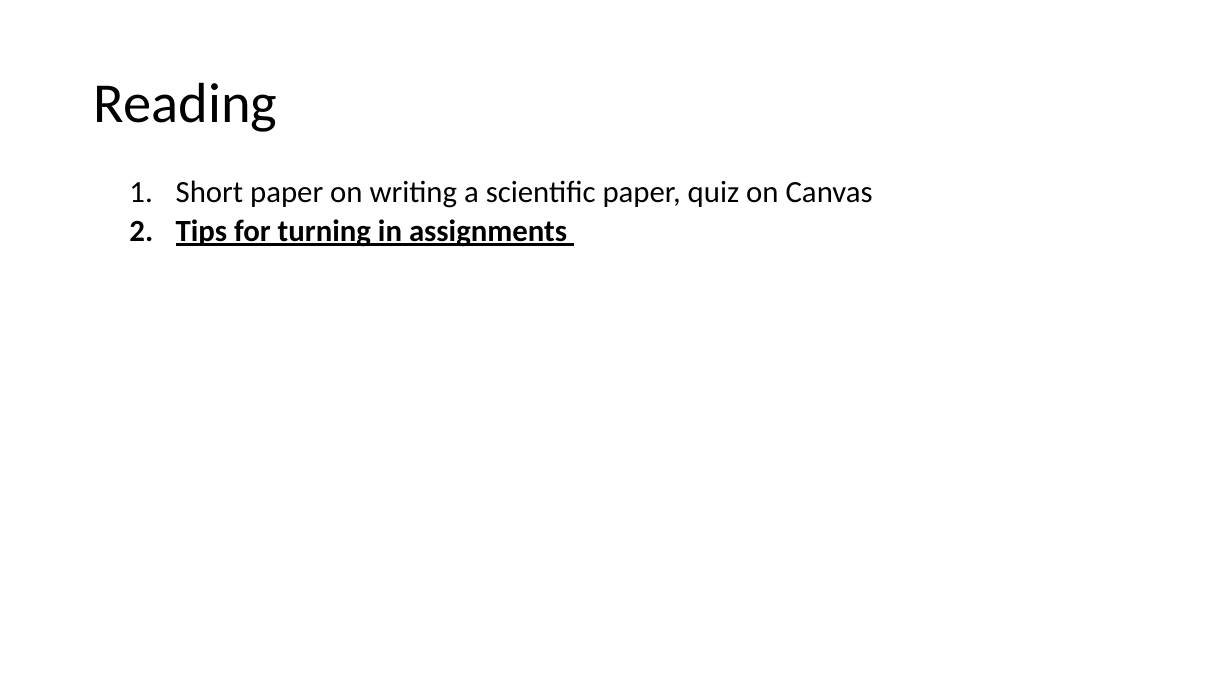
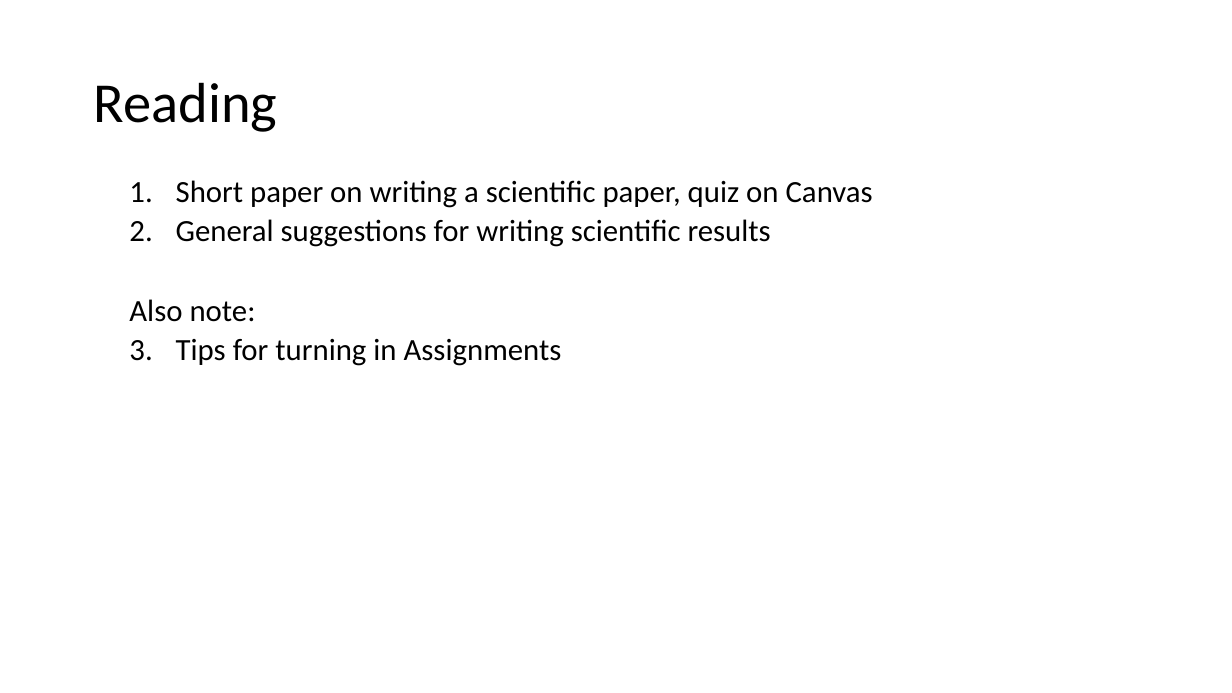
Before and after one commit to DataInvestigations/class_materials, a slide deck: slide 2 of lectures/le10_distributions/le10_distributions.pptx. Drawn at 1232x693 pixels with LibreOffice and Linux fonts; fonts in the diff are those of the drawing. Boxes give left, top, right and bottom in pixels: in the first picture for what was removed or moved away, otherwise in the second. Text is boxed around its words. In the diff, an @@ line names an element or a change of style, - is before the commit and + after.

```diff
--- a/lectures/le10_distributions/le10_distributions.pptx
+++ b/lectures/le10_distributions/le10_distributions.pptx
@@ text at [129,219,771,366]: text changed; bold off @@
-  2. Tips for turning in assignments
+  2. General suggestions for writing scientific results
+  Also note:
+  1. Tips for turning in Assignments
```
Also in this commit, not shown: 6 other slides changed, 5 slides added, 4 other files.
